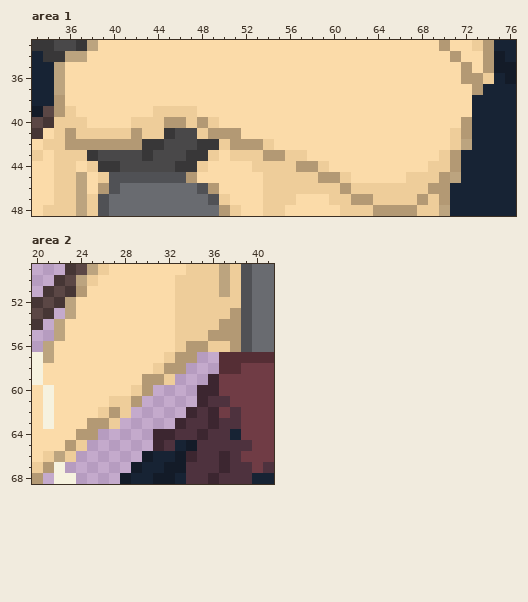
Pixel-art file, stored at Assets/TCCHD2D/Art/Sprites/Enemies/spr_inimigo_hograven.aseprite. That is the earlier state.
114x114 pixels, 1 frame. Colours within 5 levels of each other are drawn and written as one. Shown: area 1: x 33..76, y 33..48; area 2: x 20..41, y 49..68. The commit also changed other parts of the picture, which this record leaves out.
The result:
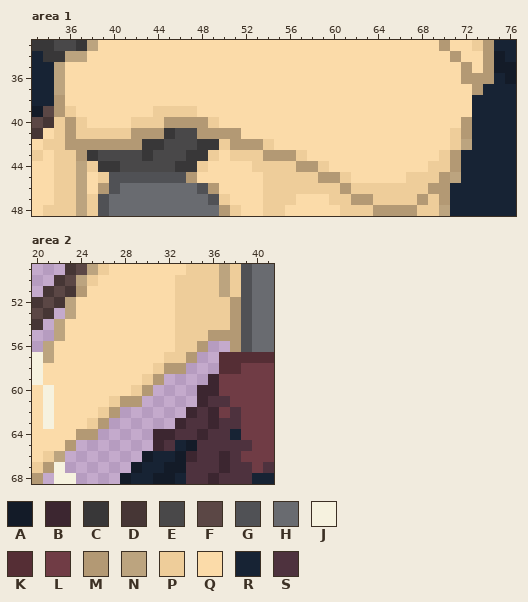
Palette (. is transparent): A #131b28  B #3c2630  C #383738  D #463635  E #494849  F #5b4745  G #505155  H #696b70  J #f6f2df  K #552e35  L #703c45  M #b39974  N #bca47f  P #eecd9a  Q #fbdba9  R #172334  S #4e323e
The edit:
layer "Flattened" added
layer "color" removed
layer "sombra" removed
layer "Layer 1" removed
Area 1, layer "Flattened":
Colour P becomes colour M in row 36 at x 74; in row 40 at x 36 and 47; in row 41 at x 43 to 44 and 48; in row 43 at x 37 and 56.
Colour Q becomes colour N in row 44 at x 37.
Area 2:
Colour P becomes colour M in row 52 at x 38; in row 61 at x 28.
Colour M becomes colour P in row 54 at x 37; in row 56 at x 34; in row 57 at x 33; in row 59 at x 30; in row 63 at x 25.
The edit erases colour P in row 56 at x 36 to 37; in row 59 at x 32; in row 62 at x 28; in row 63 at x 27; in row 65 at x 24; in row 66 at x 23.
